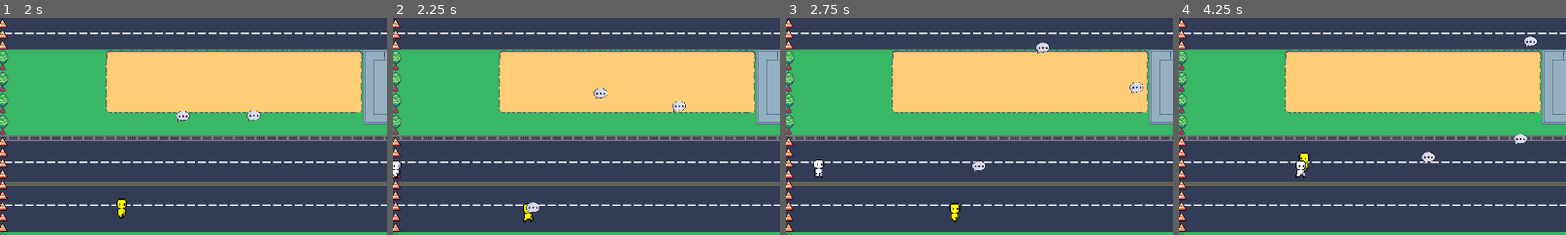
Above: before the commit, frames 1-4 (left to right).
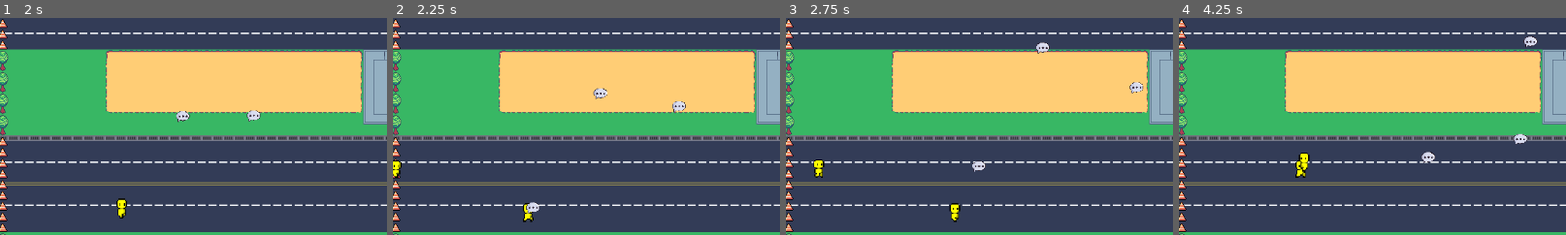
Above: after the commit, the same moments.

Repository: eliseokeefe/GameDevFinal
Game: Godot game, scene res://part_2.tscn
The game is run twice, just before and just after one commit, with the same random seed, the same clock (stepped at 60 frames per second) and the same inputs. This scene is started directly instead of the project's main scene.
Inputs (mouse positions are % of the whole screen's width and height, from its top left):
- Up to frame 1 (2 s): tap Enter at 0.5 s; move the mouse to (72, 45) at 0.52 s; hold D (right) 0.53-1.28 s; click (72, 45) at 0.6 s; move the mouse to (30, 55) at 1.27 s; hold S (down) from 1.28 s (still down); click (30, 55) at 1.35 s
- Up to frame 2 (2.25 s): move the mouse to (60, 28) at 2.02 s; release S (down) at 2.03 s; hold D (right) from 2.03 s (still down); click (60, 28) at 2.1 s
- Up to frame 3 (2.75 s): keep holding D (right)
- Up to frame 4 (4.25 s): move the mouse to (45, 70) at 2.77 s; release D (right) at 2.78 s; hold W (up) 2.78-3.53 s; click (45, 70) at 2.85 s; move the mouse to (80, 65) at 3.52 s; hold A (left) from 3.53 s (still down); click (80, 65) at 3.6 s
The pictures show only the part of the screen within x 0-50%, y 43-93%; the shares and areas given below are measured in that part.

Frame 1 is identical in both runs. In frame 2, 0.1% of the frame differs, in the area x 0-3%, y 66-74%; in frame 3, 0.1%; in frame 4, 0.2%, in the area x 30-33%, y 65-74%.

Commit message:
part 2 script

Diff:
--- /dev/null
+++ b/part_2.gd
@@ -0,0 +1,10 @@
+extends Node2D
+
+# Called when the node enters the scene tree for the first time.
+func _ready():
+	$Citizen_Spawner.end_game_mode()
+
+
+# Called every frame. 'delta' is the elapsed time since the previous frame.
+func _process(delta):
+	pass
--- a/part_2.tscn
+++ b/part_2.tscn
@@ -1,11 +1,14 @@
-[gd_scene load_steps=5 format=3 uid="uid://bnljl7l3ee6uj"]
+[gd_scene load_steps=6 format=3 uid="uid://bnljl7l3ee6uj"]
 
+[ext_resource type="Script" path="res://part_2.gd" id="1_1bgbl"]
 [ext_resource type="PackedScene" uid="uid://cgdw72a4sk4g7" path="res://background.tscn" id="1_cot2a"]
 [ext_resource type="PackedScene" uid="uid://dpr1nnm12irux" path="res://player sprites/player.tscn" id="2_2nvve"]
 [ext_resource type="PackedScene" uid="uid://diwmkx3xr50ls" path="res://citizen_spawner.tscn" id="2_28m1b"]
 [ext_resource type="PackedScene" path="res://timer_part_2.tscn" id="4_fgejc"]
 
 [node name="part_2" type="Node2D"]
+y_sort_enabled = true
+script = ExtResource("1_1bgbl")
 
 [node name="background" parent="." instance=ExtResource("1_cot2a")]
 
